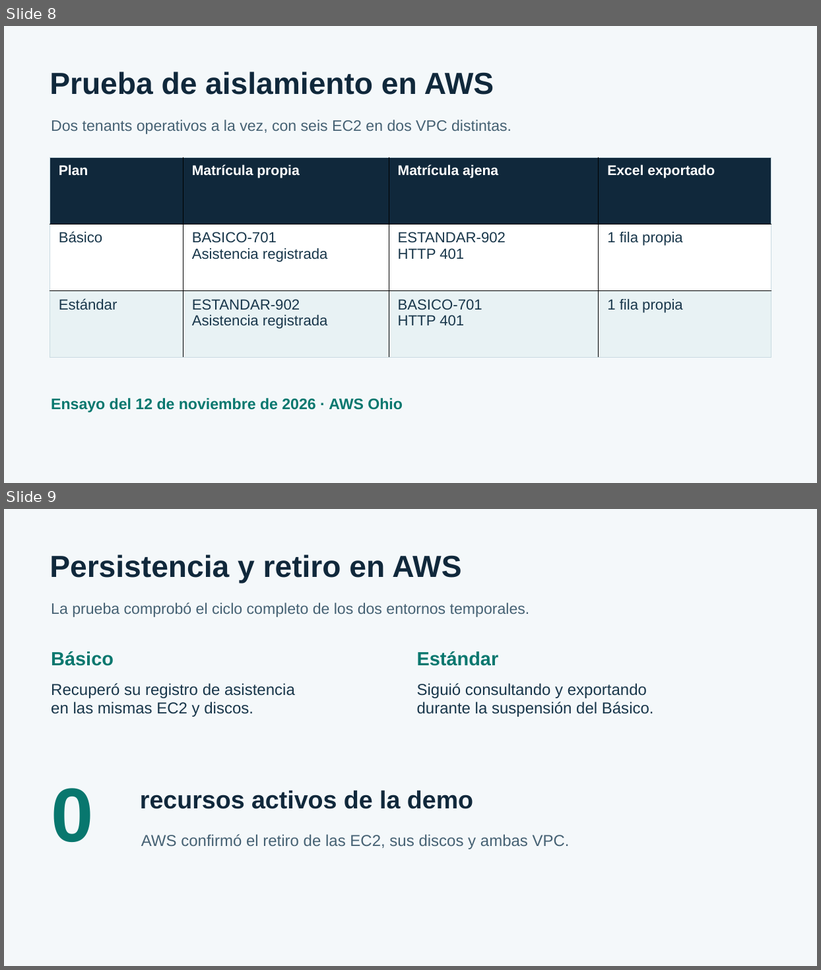
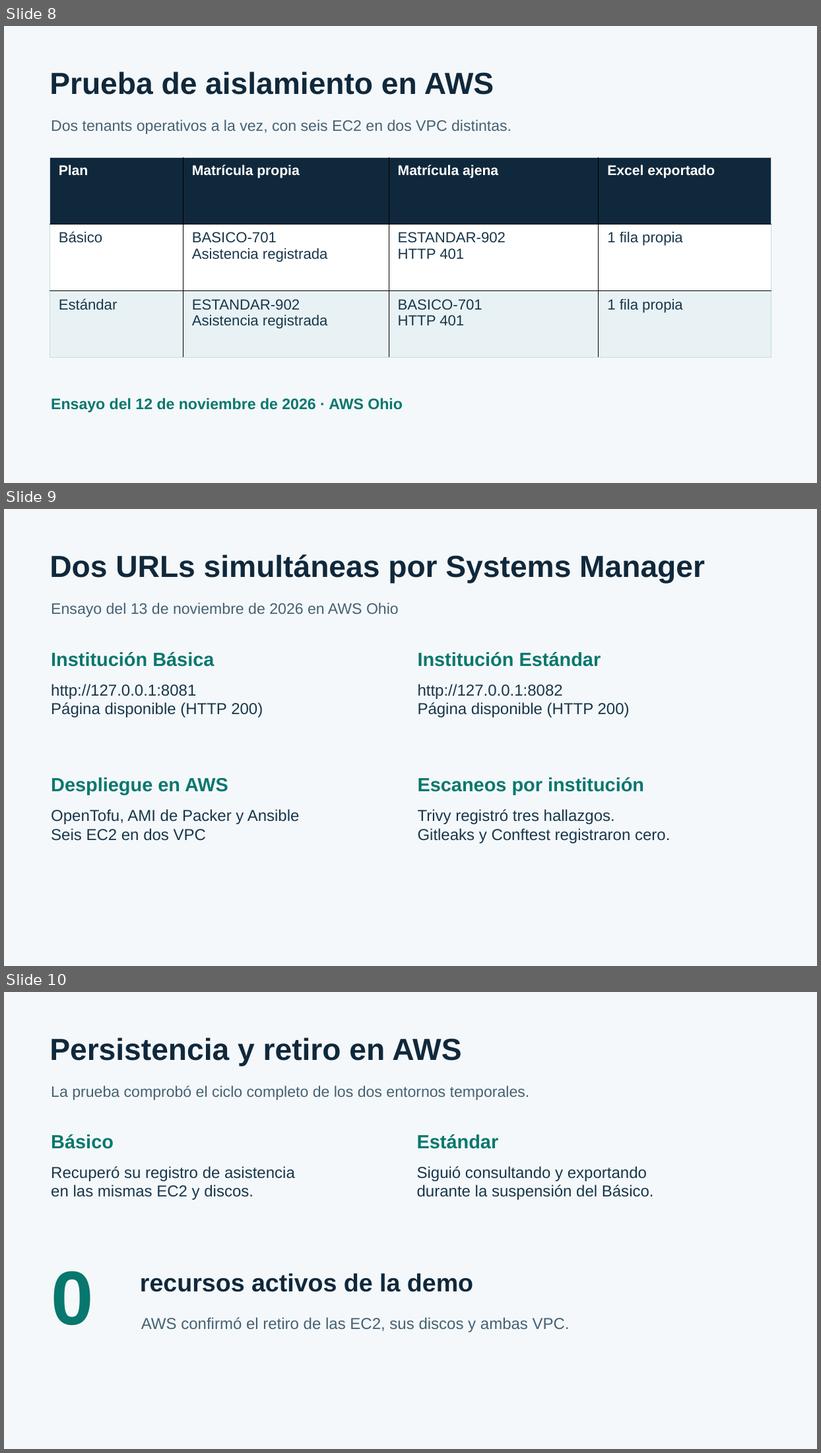
Before and after one commit to masterkof2021/uagrm-asistencia, a slide deck: documentacion/presentacion-proyecto-final-modulo-2.pptx. Shown one above the other, each under a label of ours: slides 8 and 9 before the commit, slides 8, 9 and 10 after it. The pictures are 821x970 and 821x1453 pixels, drawn with LibreOffice and Linux fonts; fonts in the diff are those of the drawing. Boxes give left, top, right and bottom in pixels: in the first picture for what was removed or moved away, otherwise in the second. Text is boxed around its words. In the diff, an @@ line names an element or a change of style, - is before the commit and + after.

```diff
--- a/documentacion/presentacion-proyecto-final-modulo-2.pptx
+++ b/documentacion/presentacion-proyecto-final-modulo-2.pptx
@@ slide 9 added at (4, 509, 817, 966), background #F4F8FA @@
@@ text added at (50, 555, 705, 584), 36 pt, text #10283B, bold @@
+Dos URLs simultáneas por Systems Manager
@@ text added at (51, 603, 399, 617), 18 pt, text #456173 @@
+Ensayo del 13 de noviembre de 2026 en AWS Ohio
@@ text added at (51, 652, 214, 667), 22.5 pt, text #08776E, bold @@
+Institución Básica
@@ text added at (418, 652, 601, 667), 22.5 pt, text #08776E, bold @@
+Institución Estándar
@@ text added at (51, 684, 263, 718), 18.8 pt, text #18364A @@
+http://127.0.0.1:8081
+Página disponible (HTTP 200)
@@ text added at (418, 684, 630, 718), 18.8 pt, text #18364A @@
+http://127.0.0.1:8082
+Página disponible (HTTP 200)
@@ text added at (51, 778, 228, 795), 22.5 pt, text #08776E, bold @@
+Despliegue en AWS
@@ text added at (418, 777, 644, 795), 22.5 pt, text #08776E, bold @@
+Escaneos por institución
@@ text added at (51, 809, 300, 841), 18.8 pt, text #18364A @@
+OpenTofu, AMI de Packer y Ansible
+Seis EC2 en dos VPC
@@ text added at (418, 809, 670, 844), 18.8 pt, text #18364A @@
+Trivy registró tres hallazgos.
+Gitleaks y Conftest registraron cero.
@@ what was slide 9 is now slide 10 @@
```
Also in this commit, not shown: 3 slides changed, 5 other files.
